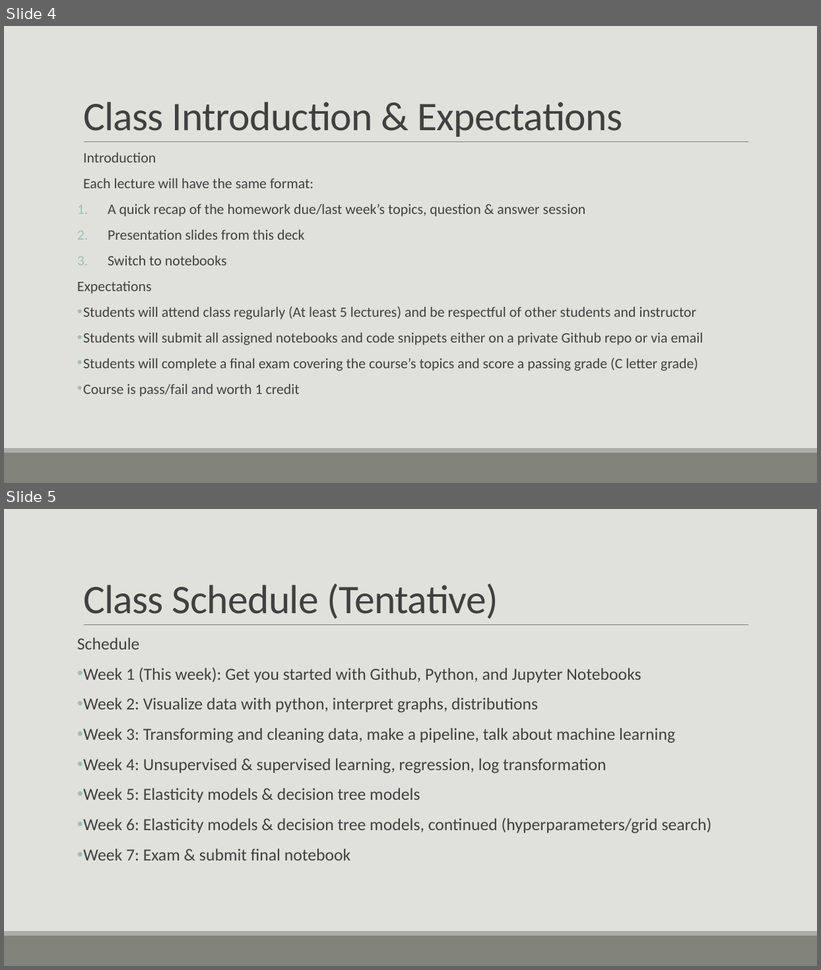
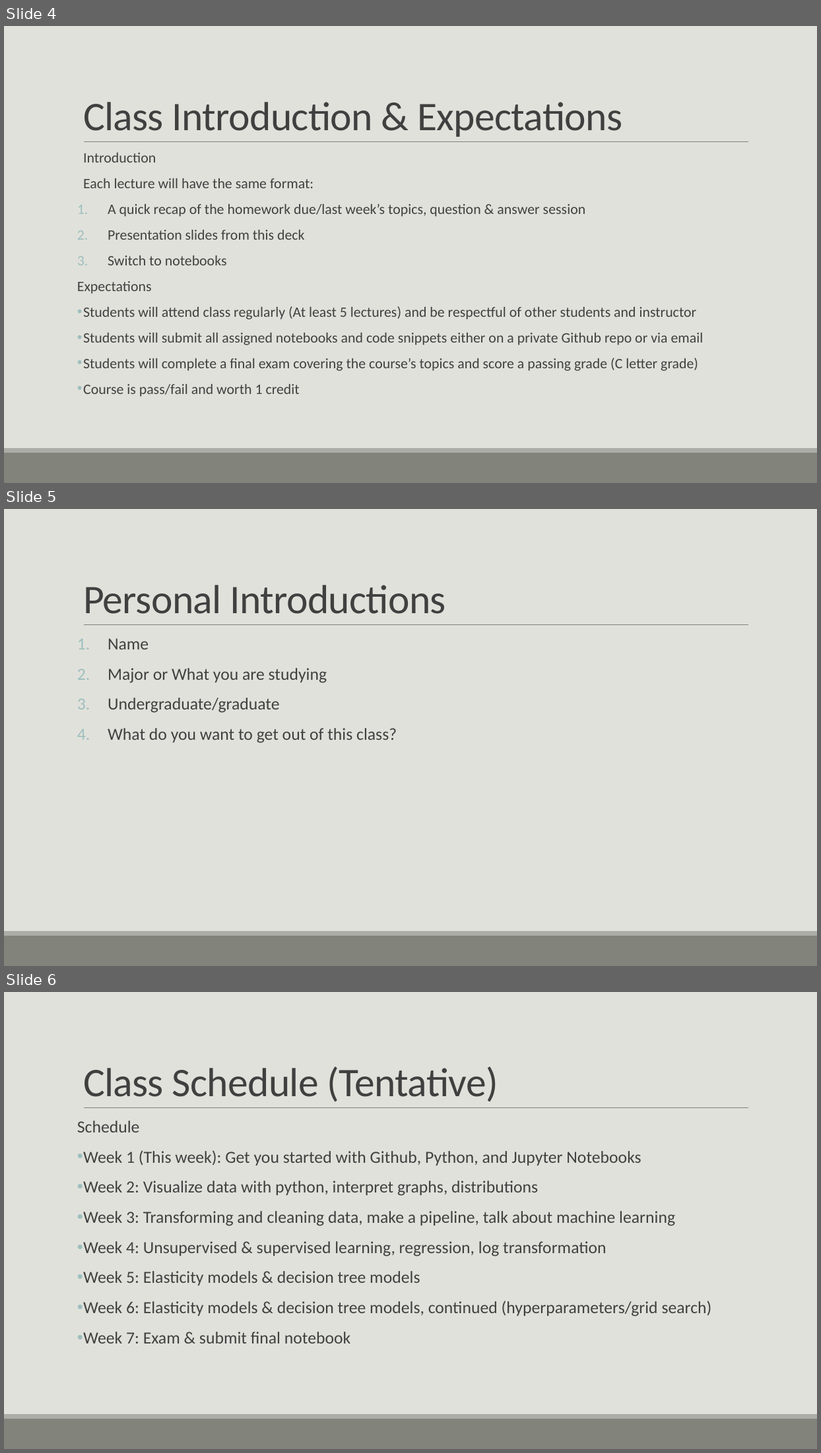
Before and after one commit to casey-whorton-waynestate/public-course-content, a slide deck: Wayne State Course.pptx. Shown one above the other, each under a label of ours: slides 4 and 5 before the commit, slides 4, 5 and 6 after it. The pictures are 821x970 and 821x1453 pixels, drawn with LibreOffice and Linux fonts; fonts in the diff are those of the drawing. Boxes give left, top, right and bottom in pixels: in the first picture for what was removed or moved away, otherwise in the second. Text is boxed around its words. In the diff, an @@ line names an element or a change of style, - is before the commit and + after.

```diff
--- a/Wayne State Course.pptx
+++ b/Wayne State Course.pptx
@@ slide 5 added at (x1=4, y1=509, x2=817, y2=966), background #E1E1DB; not listed: 3 template elements that a slide beside it also shows @@
@@ title added at (x1=83, y1=585, x2=446, y2=614), 48 pt, text #404040 @@
+Personal Introductions
@@ text added at (x1=108, y1=638, x2=397, y2=743), 20 pt, text #404040 @@
+1. Name
+2. Major or What you are studying
+3. Undergraduate/graduate
+4. What do you want to get out of this class?
@@ what was slide 5 is now slide 6 @@
```
Also in this commit, not shown: 3 slides changed, 3 other slides added, 1 slide removed.
